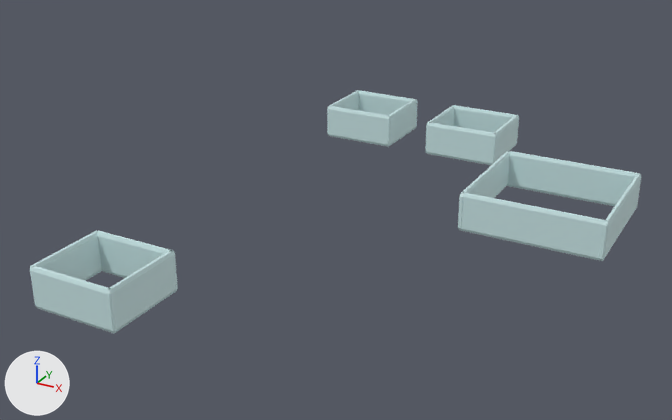
The glTF model public/assets/models/mazeRooms.gltf, before and after one commit.
Camera for both pictures: a camera (50 mm lens) standing at (93.8, -96.1, 69.8) and looking at (17.9, 41.9, 0.8). The axes (+X, +Y, +Z) are drawn at lower left. The lights are the same throughout. Where no turn or scale is listed for an object, it has been applied to the vertices. Vertices at the same position are counted once.

Names of what the first picture shows: 'mazeRooms'.
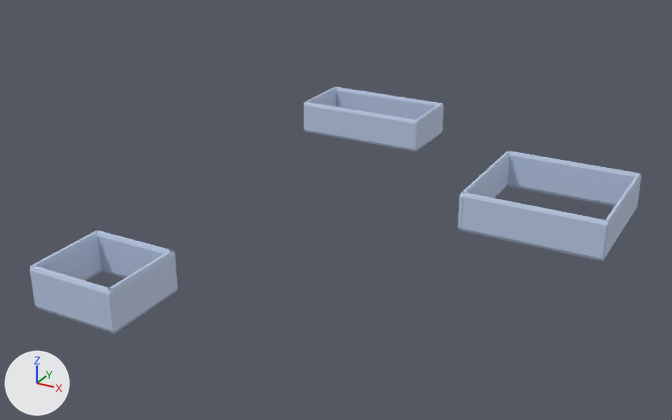
Boxes [x1, y1, x2, y2] around the edits, measured in the pictures (672 x 420 px; the box of a moved part takes in the faces that stretch with it):
```json
{"object": "mazeRooms", "change": "recoloured, reshaped", "before": [30, 90, 641, 333], "after": [30, 87, 641, 333], "on screen": "white to blue"}
{"part": 1, "of": "me_mazerooms", "change": "moved or reshaped", "before": [327, 90, 359, 136], "after": [304, 87, 336, 132]}
{"part": 2, "of": "me_mazerooms", "change": "moved or reshaped", "before": [359, 91, 418, 129], "after": [336, 87, 440, 120]}
{"part": 3, "of": "me_mazerooms", "change": "moved or reshaped", "before": [425, 105, 455, 153], "after": [415, 103, 444, 151]}
{"part": 4, "of": "me_mazerooms", "change": "moved or reshaped", "before": [328, 106, 391, 147], "after": [304, 102, 417, 151]}
{"part": 5, "of": "me_mazerooms", "change": "deleted", "before": [454, 105, 519, 146]}
{"part": 6, "of": "me_mazerooms", "change": "deleted", "before": [494, 115, 518, 162]}
{"part": 7, "of": "me_mazerooms", "change": "deleted", "before": [427, 122, 497, 165]}
{"part": 8, "of": "me_mazerooms", "change": "deleted", "before": [388, 99, 417, 145]}
```

Edits to the scene script, one JSON object a line:
```json
{"op": "set", "path": "mat_material_001.base_color", "old": "(0.592, 0.792, 0.801)", "new": "(0.504, 0.601, 0.8)", "note": "white #cae6e7 -> blue #bccce7"}
{"block": "me_mazerooms", "where": "me_mazerooms.from_pydata(...)  # 384 vertices, 704 faces; spans x -8.5..65.8, y -7.6..100.8, z -2.5..6.3"}
{"block": "me_mazerooms", "where": "# used by ob_mazerooms; location = (0.0, 0.0, 0.0)"}
{"block": "me_mazerooms", "change": "me_mazerooms part 1: the loose piece of 24 vertices spanning x -8.5..-7.5, y 85.6..100.7, z -2.5..4.8 is moved by (-6.4, 0.0, 0.0)"}
{"block": "me_mazerooms", "change": "me_mazerooms part 2: the loose piece of 24 vertices spanning x -8.2..7.8, y 99.8..100.8, z -2.5..4.8 is scaled about its middle by (1.83, 1, 1)"}
{"block": "me_mazerooms", "change": "me_mazerooms part 3: the loose piece of 24 vertices spanning x 16.6..17.6, y 85.6..100.7, z -2.5..4.8 is moved by (-3.0, 0.0, 0.0)"}
{"block": "me_mazerooms", "change": "me_mazerooms part 4: the loose piece of 24 vertices spanning x -8.2..7.8, y 85.4..86.4, z -2.5..4.8 is scaled about its middle by (1.83, 1, 1)"}
{"block": "me_mazerooms", "change": "me_mazerooms part 5: the loose piece of 24 vertices spanning x 16.9..32.9, y 99.8..100.8, z -2.5..4.8 is deleted"}
{"block": "me_mazerooms", "change": "me_mazerooms part 6: the loose piece of 24 vertices spanning x 31.9..32.9, y 85.6..100.7, z -2.5..4.8 is deleted"}
{"block": "me_mazerooms", "change": "me_mazerooms part 7: the loose piece of 24 vertices spanning x 16.9..32.9, y 85.4..86.4, z -2.5..4.8 is deleted"}
{"block": "me_mazerooms", "change": "me_mazerooms part 8: the loose piece of 24 vertices spanning x 6.8..7.8, y 85.6..100.7, z -2.5..4.8 is deleted"}
```
